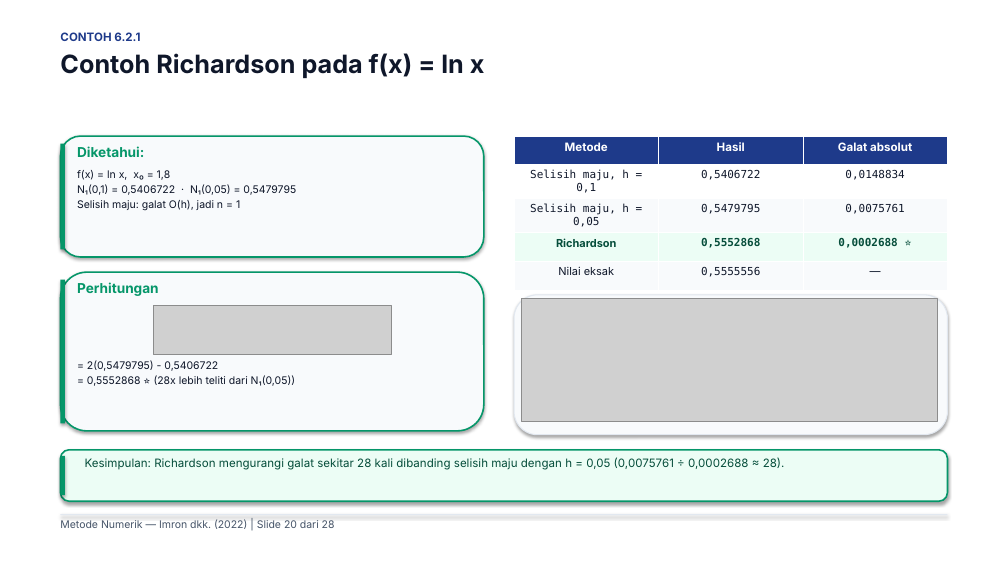
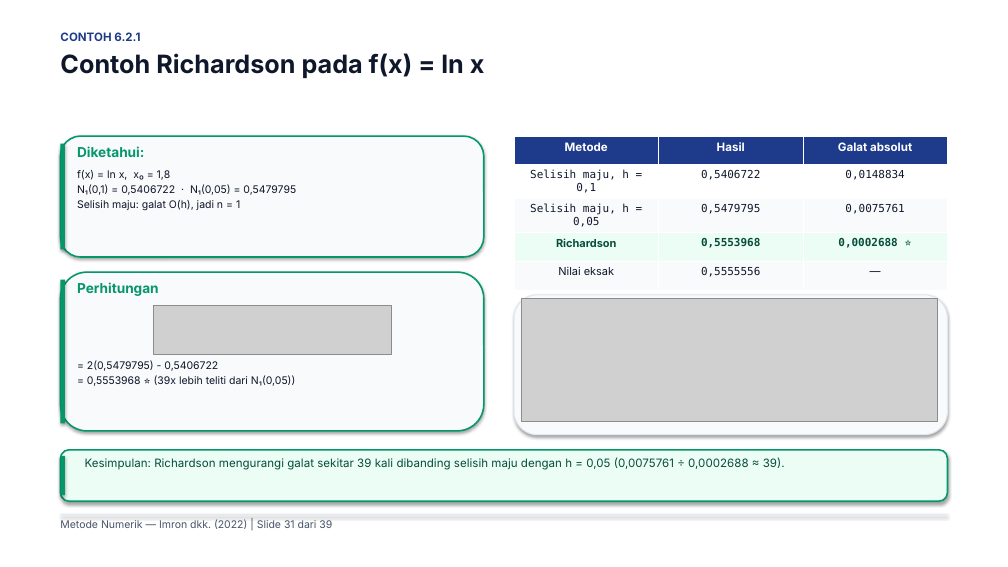
Before and after one commit to Moreyartea/Diferensiasi-Numerik, a slide deck: slide 31 of Diferensiasi_Numerik.pptx (slide 20 before the commit). Drawn at 1008x567 pixels with LibreOffice and Linux fonts; fonts in the diff are those of the drawing; grey boxes stand for pictures. Boxes give left, top, right and bottom in pixels: in the first picture for what was removed or moved away, otherwise in the second. Text is boxed around its words. In the diff, an @@ line names an element or a change of style, - is before the commit and + after.

```diff
--- a/Diferensiasi_Numerik.pptx
+++ b/Diferensiasi_Numerik.pptx
@@ table at [514, 136, 948, 281] @@
-row 4, column 2: 0,5552868
+row 4, column 2: 0,5553968
@@ text at [87, 376, 295, 386]: text changed @@
-= 0,5552868 ⭐ (28x lebih teliti dari N₁(0,05))
+= 0,5553968 ⭐ (39x lebih teliti dari N₁(0,05))
@@ text at [85, 457, 785, 470]: text changed @@
-Kesimpulan: Richardson mengurangi galat sekitar 28 kali dibanding selisih maju dengan h = 0,05 (0,0075761 ÷ 0,0002688 ≈ 28).
+Kesimpulan: Richardson mengurangi galat sekitar 39 kali dibanding selisih maju dengan h = 0,05 (0,0075761 ÷ 0,0002688 ≈ 39).
@@ text at [60, 519, 332, 529]: text changed @@
-Metode Numerik — Imron dkk. (2022) | Slide 20 dari 28
+Metode Numerik — Imron dkk. (2022) | Slide 31 dari 39
```
Also in this commit, not shown: 23 other slides changed, 14 slides added, 3 slides removed, 6 other files.
